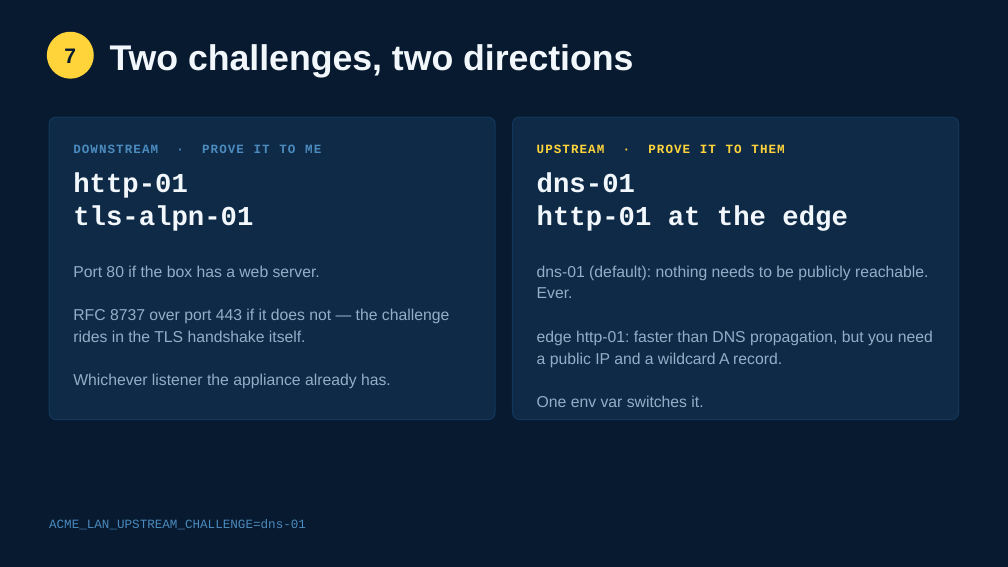
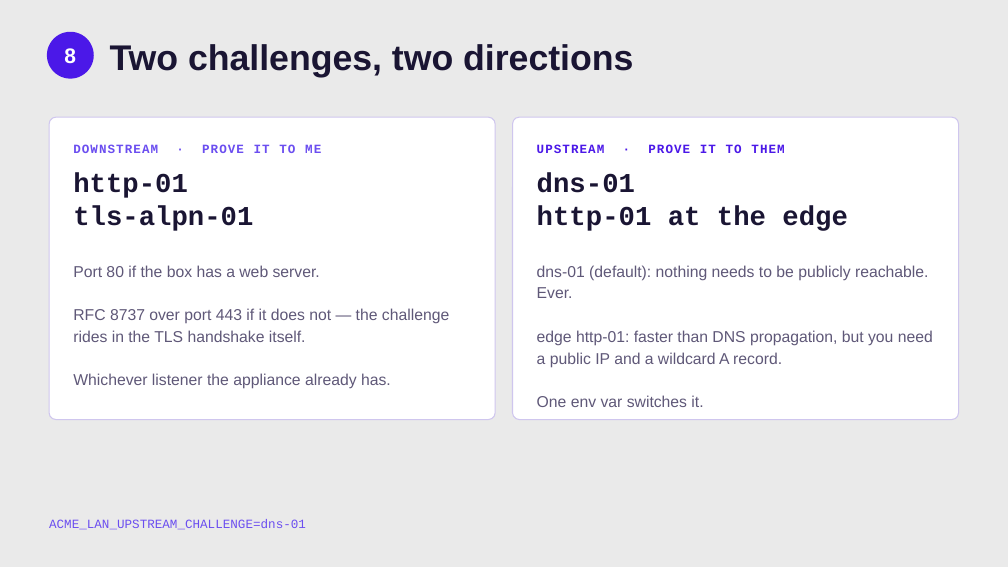
Before and after one commit to smallsam/acme-lan, a slide deck: slide 10 of talks/pycon-au-2026/acme-lan-pycon-au-2026.pptx (slide 9 before the commit). Drawn at 1008x567 pixels with LibreOffice and Linux fonts; fonts in the diff are those of the drawing. Boxes give left, top, right and bottom in pixels: in the first picture for what was removed or moved away, otherwise in the second. Text is boxed around its words. In the diff, an @@ line names an element or a change of style, - is before the commit and + after.

```diff
--- a/talks/pycon-au-2026/acme-lan-pycon-au-2026.pptx
+++ b/talks/pycon-au-2026/acme-lan-pycon-au-2026.pptx
@@ background #071A2F to #EAEAEA @@
@@ ellipse at [47,32,94,79]: fill #FFD43B to #4B18E8 @@
@@ text at [64,48,76,63]: text changed; text colour #071A2F to #FFFFFF @@
-7
+8
@@ rounded rectangle at [49,117,495,420]: fill #0E2A47 to #FFFFFF; outline #13375C 1 pt to #CFC6EE 1 pt @@
@@ rounded rectangle at [513,117,959,420]: fill #0E2A47 to #FFFFFF; outline #13375C 1 pt to #CFC6EE 1 pt @@
@@ text "DOWNSTREAM · PROVE IT TO ..." at [73,144,321,153]: text colour #4B8BBE to #6B4EF0 @@
@@ text "UPSTREAM · PROVE IT TO ..." at [537,144,784,153]: text colour #FFD43B to #4B18E8 @@
@@ text colour #F2F7FC to #1A1533 in 3 elements at [110,44,633,78], [73,173,253,231], [537,173,848,231] @@
@@ text "Port 80 if the box ..." at [73,265,449,389]: text colour #93AEC9 to #5F5878 @@
@@ text "dns-01 (default): nothing needs to ..." at [537,265,933,407]: text colour #93AEC9 to #5F5878 @@
@@ text "ACME_LAN_UPSTREAM_CHALLENGE=dns-01" at [49,519,306,530]: text colour #4B8BBE to #6B4EF0 @@
```
Also in this commit, not shown: 17 other slides changed, 3 slides added, 2 slides removed, 4 other files.
